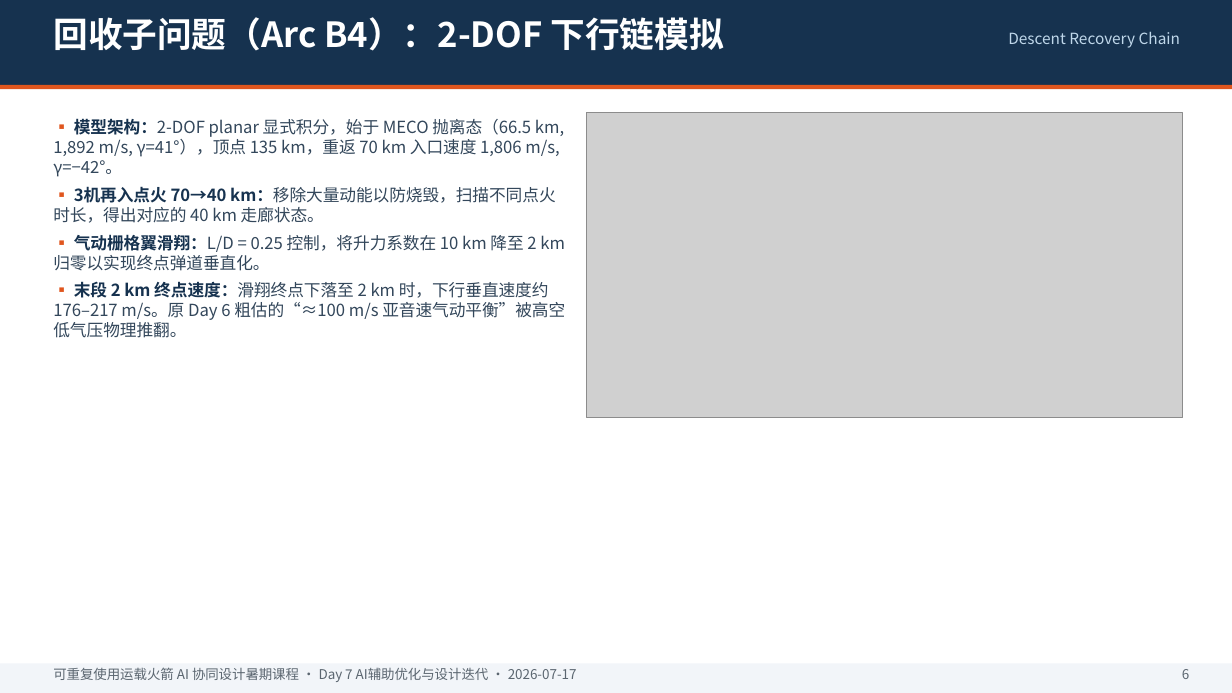
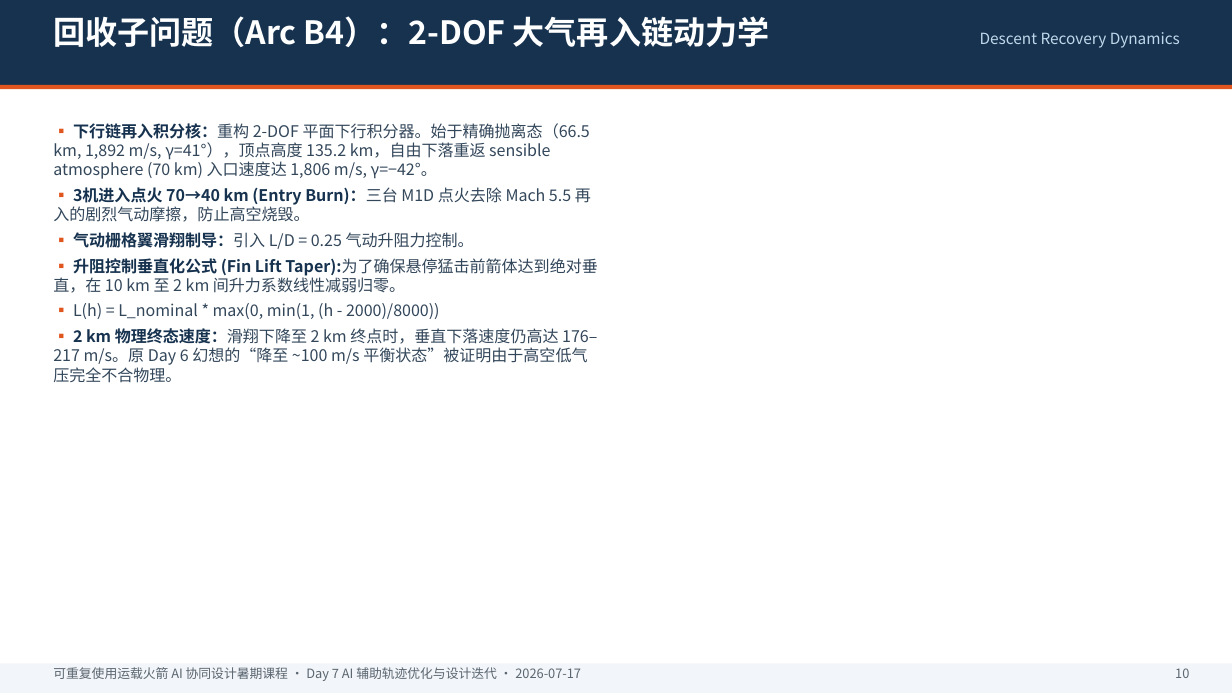
Before and after one commit to irev88/rocket, a slide deck: slide 11 of Day7_AI_辅助优化_设计迭代.pptx (slide 7 before the commit). Drawn at 1232x693 pixels with LibreOffice and Linux fonts; fonts in the diff are those of the drawing; grey boxes stand for pictures. Boxes give left, top, right and bottom in pixels: in the first picture for what was removed or moved away, otherwise in the second. Text is boxed around its words. In the diff, an @@ line names an element or a change of style, - is before the commit and + after.

```diff
--- a/Day7_AI_辅助优化_设计迭代.pptx
+++ b/Day7_AI_辅助优化_设计迭代.pptx
@@ text at (53, 16, 769, 47): text changed; size 27 to 25 pt @@
-回收子问题（Arc B4）：2-DOF 下行链模拟
+回收子问题（Arc B4）：2-DOF 大气再入链动力学
@@ text at (980, 32, 1180, 48): text changed @@
-Descent Recovery Chain
+Descent Recovery Dynamics
@@ picture removed at (587, 113, 1183, 418) @@
@@ text at (53, 123, 597, 383): text changed; size 13 to 12.5 pt @@
-▪ 模型架构：2-DOF planar 显式积分，始于 MECO 抛离态（66.5 km, 1,892 m/s, γ=41°），顶点 135 km，重返 70 km 入口速度 1,806 m/s, γ=−42°。
-▪ 3机再入点火 70→40 km：移除大量动能以防烧毁，扫描不同点火时长，得出对应的 40 km 走廊状态。
-▪ 气动栅格翼滑翔：L/D = 0.25 控制，将升力系数在 10 km 降至 2 km 归零以实现终点弹道垂直化。
-▪ 末段 2 km 终点速度：滑翔终点下落至 2 km 时，下行垂直速度约 176–217 m/s。原 Day 6 粗估的“≈100 m/s 亚音速气动平衡”被高空低气压物理推翻。
+▪ 下行链再入积分核：重构 2-DOF 平面下行积分器。始于精确抛离态（66.5 km, 1,892 m/s, γ=41°），顶点高度 135.2 km，自由下落重返 sensible atmosphere (70 km) 入口速度达 1,806 m/s, γ=−42°。
+▪ 3机进入点火 70→40 km (Entry Burn)：三台 M1D 点火去除 Mach 5.5 再入的剧烈气动摩擦，防止高空烧毁。
+▪ 气动栅格翼滑翔制导：引入 L/D = 0.25 气动升阻力控制。
+▪ 升阻控制垂直化公式 (Fin Lift Taper):为了确保悬停猛击前箭体达到绝对垂直，在 10 km 至 2 km 间升力系数线性减弱归零。
+▪ L(h) = L_nominal * max(0, min(1, (h - 2000)/8000))
+▪ 2 km 物理终态速度：滑翔下降至 2 km 终点时，垂直下落速度仍高达 176–217 m/s。原 Day 6 幻想的“降至 ~100 m/s 平衡状态”被证明由于高空低气压完全不合物理。
@@ text at (53, 667, 581, 681): text changed; size 10.5 to 10 pt @@
-可重复使用运载火箭 AI 协同设计暑期课程 · Day 7 AI辅助优化与设计迭代 · 2026-07-17
+可重复使用运载火箭 AI 协同设计暑期课程 · Day 7 AI 辅助轨迹优化与设计迭代 · 2026-07-17
@@ text at (1175, 668, 1189, 678): text changed; size 10.5 to 10 pt @@
-6
+10
```
Also in this commit, not shown: 14 other slides changed, 5 slides added, 3 other files.
